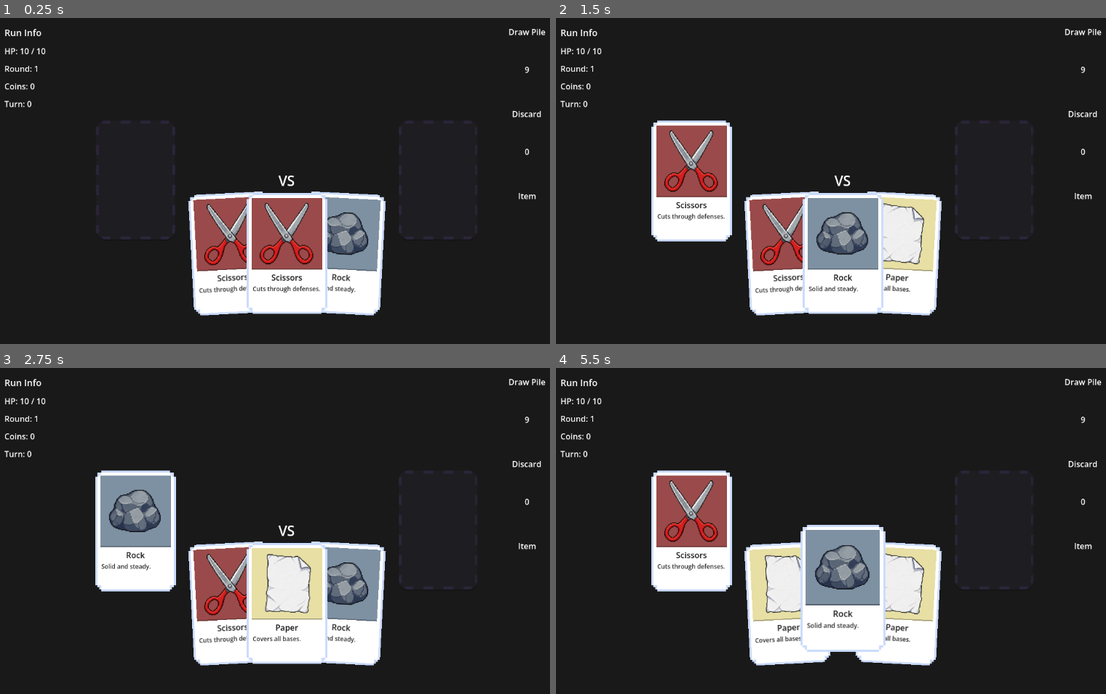
Above: before the commit, frames 1-4 (two rows, left to right).
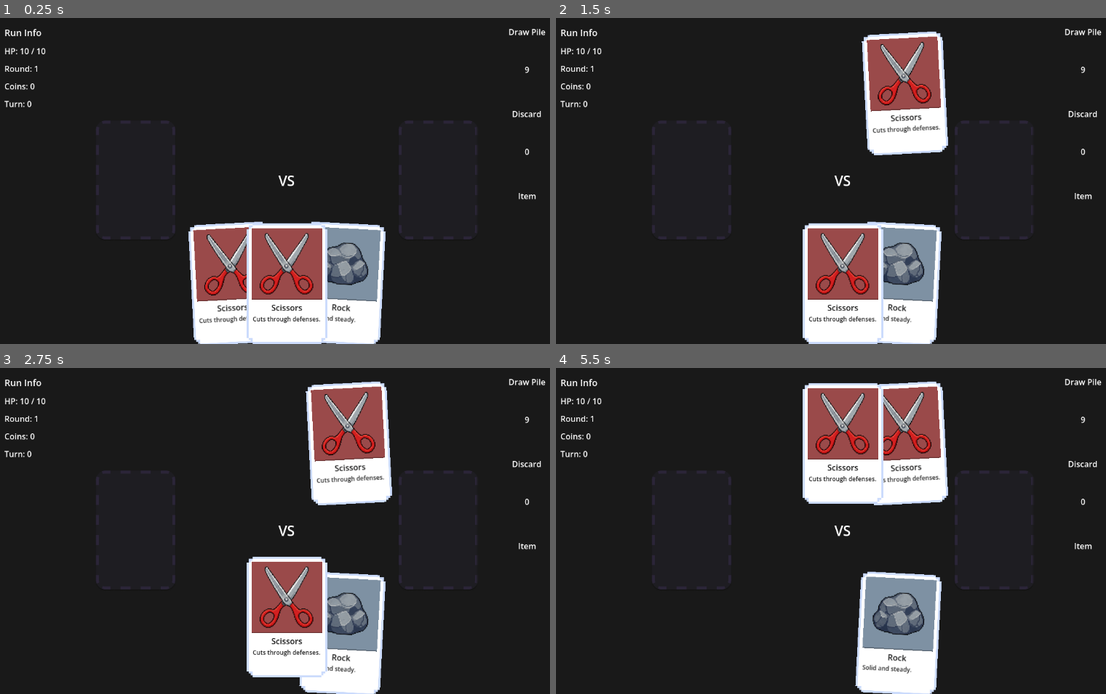
Above: after the commit, the same moments.

Repository: MaulRai/jankpot
Game: Godot game, scene res://scenes/main/Main.tscn
Same seed, same stepped clock (60 frames per second), same inputs: the game is played once before the commit and once after it.
Inputs (mouse positions are in pixels of both pictures, inside the frame that each line leads up to):
- Up to frame 1 (0.25 s): no input
- Up to frame 2 (1.5 s): tap Enter at 0.5 s; drag from (787, 252) to (902, 109) at 0.52 s; drag from (693, 181) to (814, 246) at 1.27 s
- Up to frame 3 (2.75 s): move the mouse to (286, 589) at 2.02 s; click (286, 589) at 2.17 s
- Up to frame 4 (5.5 s): drag from (693, 531) to (666, 482) at 2.77 s; tap Space at 3.5 s; drag from (787, 602) to (869, 531) at 3.52 s; drag from (693, 531) to (754, 449) at 4.27 s; tap Enter at 5 s; move the mouse to (842, 602) at 5.02 s; click (842, 602) at 5.17 s

The runs differ from the first frame. In frame 1, 13% of the frame differs, in the area x 34-71%, y 53-100%; in frame 2, 25%; in frame 3, 23%; in frame 4, 29%, in the area x 17-72%, y 4-100%.
Error after the commit: Invalid call. Nonexistent function 'to_global' in base 'Control (HandView)'. (res://scripts/game/GameController.gd:48)

Commit message:
fix: drag card

Diff:
--- a/scenes/main/Main.tscn
+++ b/scenes/main/Main.tscn
@@ -135,9 +135,9 @@
 anchor_right = 1.0
 anchor_bottom = 1.0
 offset_left = 40.0
-offset_top = -300.0
+offset_top = -270.0
 offset_right = -40.0
-offset_bottom = -20.0
+offset_bottom = 0.0
 grow_horizontal = 2
 grow_vertical = 0
 script = ExtResource("6_pqr12")
--- a/scripts/game/GameController.gd
+++ b/scripts/game/GameController.gd
@@ -19,10 +19,11 @@
 func _ready() -> void:
 	if deck_manager:
 		deck_manager.hand_changed.connect(_on_hand_changed)
+	if hand_view:
+		hand_view.card_play_requested.connect(_on_card_play_requested)
+	if deck_manager:
 		deck_manager.setup_starting_deck()
 		deck_manager.draw_until_full(3)
-	if hand_view:
-		hand_view.card_play_requested.connect(_on_card_play_requested)
 
 func _on_hand_changed() -> void:
 	if _is_animating:
@@ -32,14 +33,40 @@
 
 func _on_card_play_requested(card_data: CardDef, card_view: CardView) -> void:
 	if round_status != "ongoing" or _is_animating:
+		_snap_card_back(card_view)
 		return
+
+	var drop_pos: Vector2 = card_view.global_position + card_view.size / 2
+	if not player_slot.get_global_rect().has_point(drop_pos):
+		_snap_card_back(card_view)
+		return
+
+	_play_card(card_data, card_view)
+
+func _snap_card_back(card_view: CardView) -> void:
 	_is_animating = true
+	var target_global: Vector2 = hand_view.to_global(card_view.base_position)
+	var tween := create_tween()
+	tween.tween_property(card_view, "global_position", target_global, 0.2).set_ease(Tween.EASE_OUT)
+	tween.parallel().tween_property(card_view, "rotation_degrees", card_view.base_rotation_degrees, 0.2)
+
+	await tween.finished
+
+	card_view.top_level = false
+	card_view.position = card_view.base_position
+	card_view.rotation_degrees = card_view.base_rotation_degrees
+	card_view.scale = Vector2(1.0, 1.0)
+	card_view.z_index = card_view.base_z_index
+	_is_animating = false
+
+func _play_card(card_data: CardDef, card_view: CardView) -> void:
+	_is_animating = true
+
+	# Capture start global position BEFORE removing from hand
+	var start_global: Vector2 = card_view.global_position
 
 	# Remove card from hand UI without freeing it
 	hand_view.remove_card_view(card_view)
-
-	# Capture start global position
-	var start_global: Vector2 = card_view.global_position
 
 	# Reparent to Main for free animation across the UI
 	var main_node: Node = get_parent()
--- a/scripts/ui/CardView.gd
+++ b/scripts/ui/CardView.gd
@@ -3,7 +3,8 @@
 
 signal card_hovered(card: CardView)
 signal card_unhovered(card: CardView)
-signal card_play_requested(card: CardView)
+signal card_drag_started(card: CardView)
+signal card_drag_ended(card: CardView)
 
 @export var card_data: CardDef
 
@@ -16,6 +17,10 @@
 
 var base_position: Vector2
 var base_z_index: int = 0
+var base_rotation_degrees: float = 0.0
+
+var is_dragging: bool = false
+var drag_offset: Vector2 = Vector2.ZERO
 
 func _ready() -> void:
 	if card_data:
@@ -50,24 +55,43 @@
 	return formatted
 
 func _on_mouse_entered() -> void:
+	if is_dragging:
+		return
 	emit_signal("card_hovered", self)
-	z_index = 10
+	z_index = 100
 	var tween := create_tween()
 	tween.tween_property(self, "position:y", base_position.y - 30, 0.15).set_ease(Tween.EASE_OUT)
 	tween.parallel().tween_property(self, "scale", Vector2(1.05, 1.05), 0.15).set_ease(Tween.EASE_OUT)
 
 func _on_mouse_exited() -> void:
+	if is_dragging:
+		return
 	emit_signal("card_unhovered", self)
-	z_index = 0
+	z_index = base_z_index
 	var tween := create_tween()
 	tween.tween_property(self, "position:y", base_position.y, 0.15).set_ease(Tween.EASE_OUT)
 	tween.parallel().tween_property(self, "scale", Vector2(1.0, 1.0), 0.15).set_ease(Tween.EASE_OUT)
 
 func _on_gui_input(event: InputEvent) -> void:
-	if event is InputEventMouseButton and event.pressed and event.button_index == MOUSE_BUTTON_LEFT:
-		emit_signal("card_play_requested", self)
+	if event is InputEventMouseButton and event.button_index == MOUSE_BUTTON_LEFT:
+		if event.pressed:
+			is_dragging = true
+			drag_offset = get_local_mouse_position()
+			z_index = 1000
+			# Reset hover transform for clean drag start
+			scale = Vector2(1.0, 1.0)
+			emit_signal("card_drag_started", self)
+			accept_event()
+		elif is_dragging:
+			is_dragging = false
+			emit_signal("card_drag_ended", self)
+			accept_event()
+
+func _process(_delta: float) -> void:
+	if is_dragging:
+		global_position = get_global_mouse_position() - drag_offset
 
 func reset_transform() -> void:
 	position = base_position
-	rotation_degrees = 0.0
+	rotation_degrees = base_rotation_degrees
 	scale = Vector2(1.0, 1.0)
--- a/scripts/ui/HandView.gd
+++ b/scripts/ui/HandView.gd
@@ -22,7 +22,8 @@
 		return
 	var card_view: CardView = card_scene.instantiate()
 	card_view.set_card_data(card_data)
-	card_view.card_play_requested.connect(_on_card_play_requested)
+	card_view.card_drag_started.connect(_on_card_drag_started)
+	card_view.card_drag_ended.connect(_on_card_drag_ended)
 	card_view.card_hovered.connect(_on_card_hovered)
 	card_view.card_unhovered.connect(_on_card_unhovered)
 	add_child(card_view)
@@ -37,22 +38,25 @@
 	var card_width: float = 160.0
 	var overlap: float = 50.0
 	var spacing: float = card_width - overlap
-	var total_width: float = card_views.size() * card_width + (card_views.size() - 1) * (spacing - card_width)
+	var total_width: float
 	if card_views.size() > 1:
 		total_width = card_views.size() * card_width - (card_views.size() - 1) * overlap
 	else:
 		total_width = card_width
 	var start_x: float = (size.x - total_width) / 2.0
 	var center_index: float = (card_views.size() - 1) / 2.0
+	var bottom_y: float = size.y - 240.0
+	if bottom_y < 0:
+		bottom_y = 0.0
 	for i in range(card_views.size()):
 		var card := card_views[i]
 		var offset := i - center_index
-		card.base_position = Vector2(start_x + i * spacing, 0)
+		card.base_position = Vector2(start_x + i * spacing, bottom_y)
+		card.base_rotation_degrees = offset * 3.0
+		card.base_z_index = card_views.size() - int(abs(offset))
 		card.position = card.base_position
-		card.rotation_degrees = offset * 3.0
+		card.rotation_degrees = card.base_rotation_degrees
 		card.pivot_offset = Vector2(card_width / 2.0, card.size.y / 2.0)
-		# Center card highest z-index for natural overlap
-		card.base_z_index = card_views.size() - int(abs(offset))
 		card.z_index = card.base_z_index
 
 func remove_card_view(card_view: CardView) -> void:
@@ -60,12 +64,15 @@
 	if card_view.get_parent() == self:
 		remove_child(card_view)
 
-func _on_card_play_requested(card: CardView) -> void:
+func _on_card_drag_started(card: CardView) -> void:
+	card.top_level = true
+
+func _on_card_drag_ended(card: CardView) -> void:
 	if card.card_data:
 		emit_signal("card_play_requested", card.card_data, card)
 
 func _on_card_hovered(card: CardView) -> void:
-	card.z_index = 100
+	pass
 
 func _on_card_unhovered(card: CardView) -> void:
-	card.z_index = card.base_z_index
+	pass
